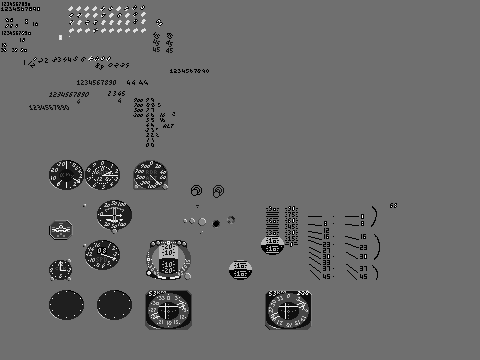
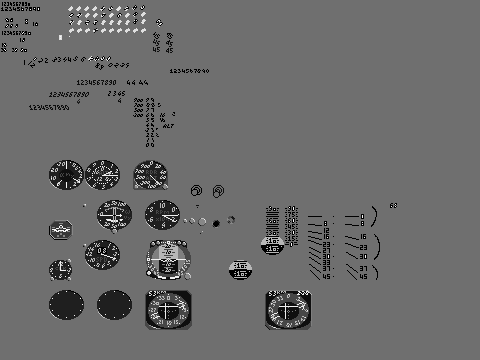
The second 480 × 360 image is a revision of the first. Changes to its layers:
showed "ADI_Front" over (x1=152, y1=258, x2=185, y2=262)
painted on "ADI_Back" over (x1=162, y1=244, x2=175, y2=273)
painted on "Foreground" over (x1=162, y1=215, x2=178, y2=222)
painted on "Background" over (x1=124, y1=200, x2=180, y2=230)
